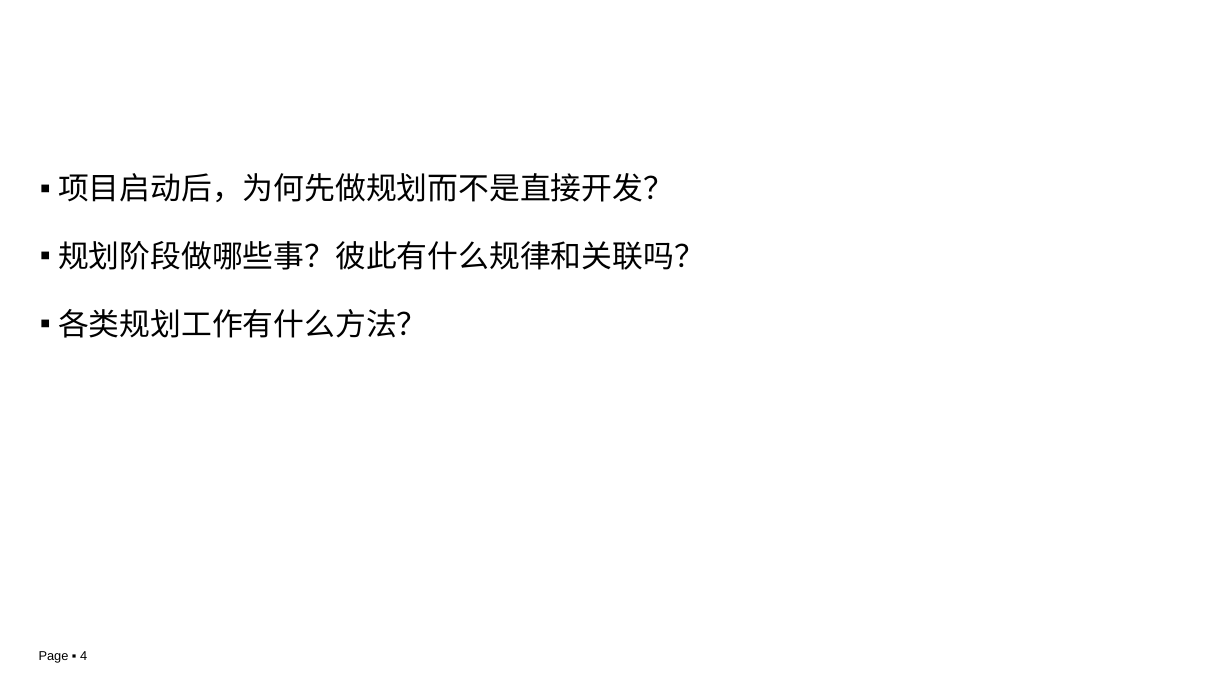
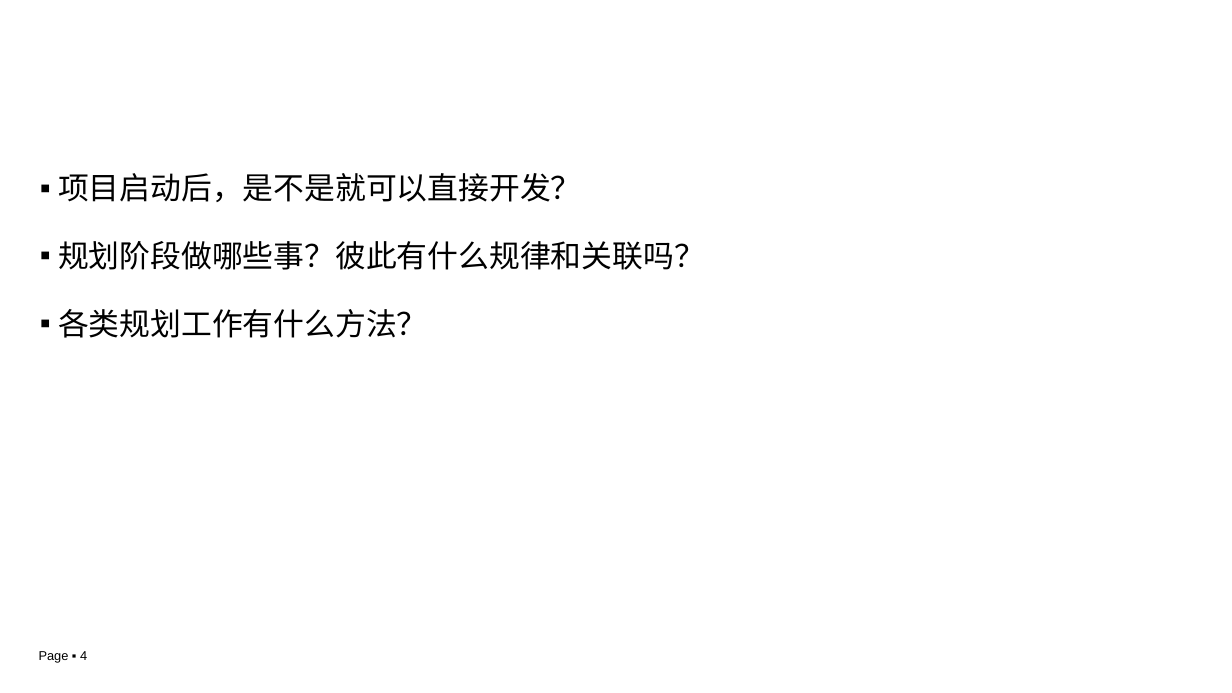
Before and after one commit to edu2act/course-IT-Project-Management, a slide deck: slide 4 of materials/slides/ch03-1.pptx. Drawn at 1232x693 pixels with LibreOffice and Linux fonts; fonts in the diff are those of the drawing; background and template pictures are left out. Boxes give left, top, right and bottom in pixels: in the first picture for what was removed or moved away, otherwise in the second. Text is boxed around its words. In the diff, an @@ line names an element or a change of style, - is before the commit and + after.

```diff
--- a/materials/slides/ch03-1.pptx
+++ b/materials/slides/ch03-1.pptx
@@ text at bbox=[58, 173, 582, 202]: text changed @@
-▪ 项目启动后，为何先做规划而不是直接开发？
+▪ 项目启动后，是不是就可以直接开发？
```
Also in this commit, not shown: 2 other slides changed.
